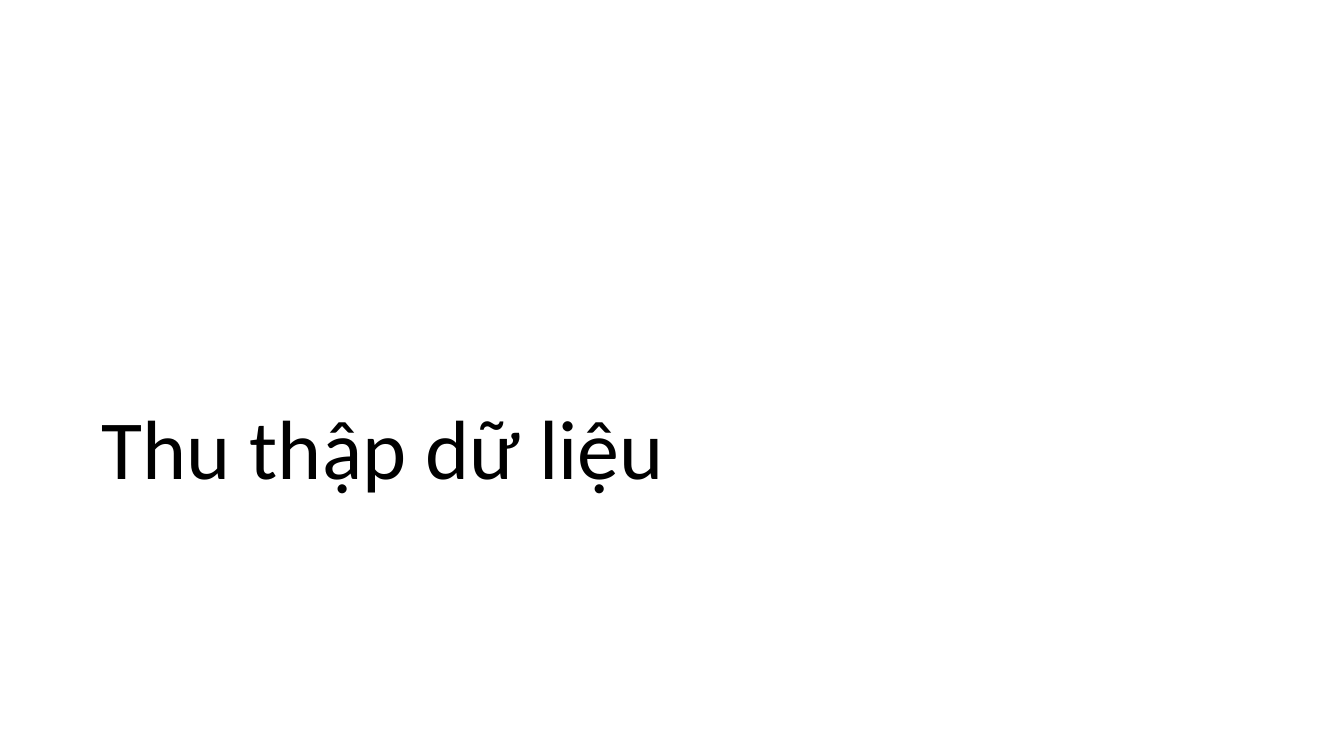
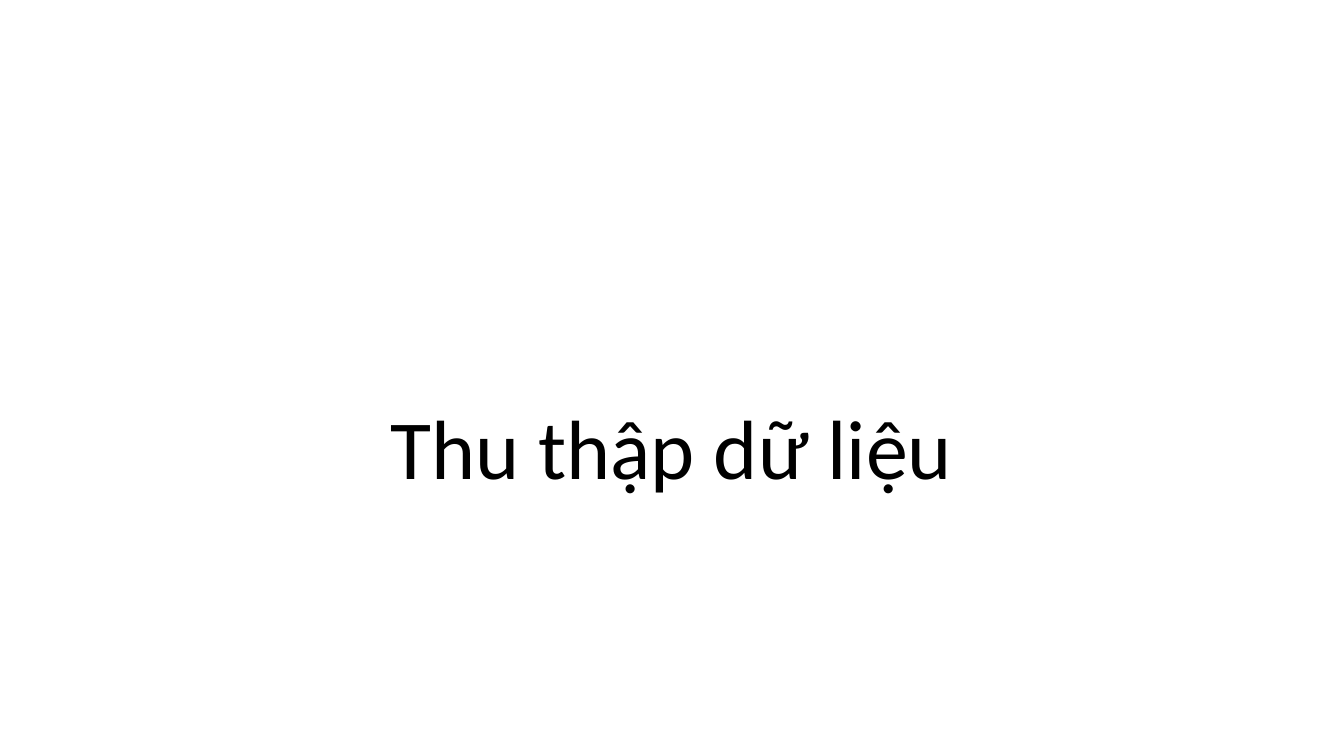
Before and after one commit to XQuyTran/DataScience_Project_HCMUS, a slide deck: slide 4 of presentation/Slide.pptx. Drawn at 1344x756 pixels with LibreOffice and Linux fonts; fonts in the diff are those of the drawing. Boxes give left, top, right and bottom in pixels: in the first picture for what was removed or moved away, otherwise in the second. Text is boxed around its words. In the diff, an @@ line names an element or a change of style, - is before the commit and + after.

```diff
--- a/presentation/Slide.pptx
+++ b/presentation/Slide.pptx
@@ title "Thu thập dữ liệu" at (390, 420, 952, 494): alignment left to centre @@
```
Also in this commit, not shown: 9 other slides changed, 12 slides added, 1 other file.
